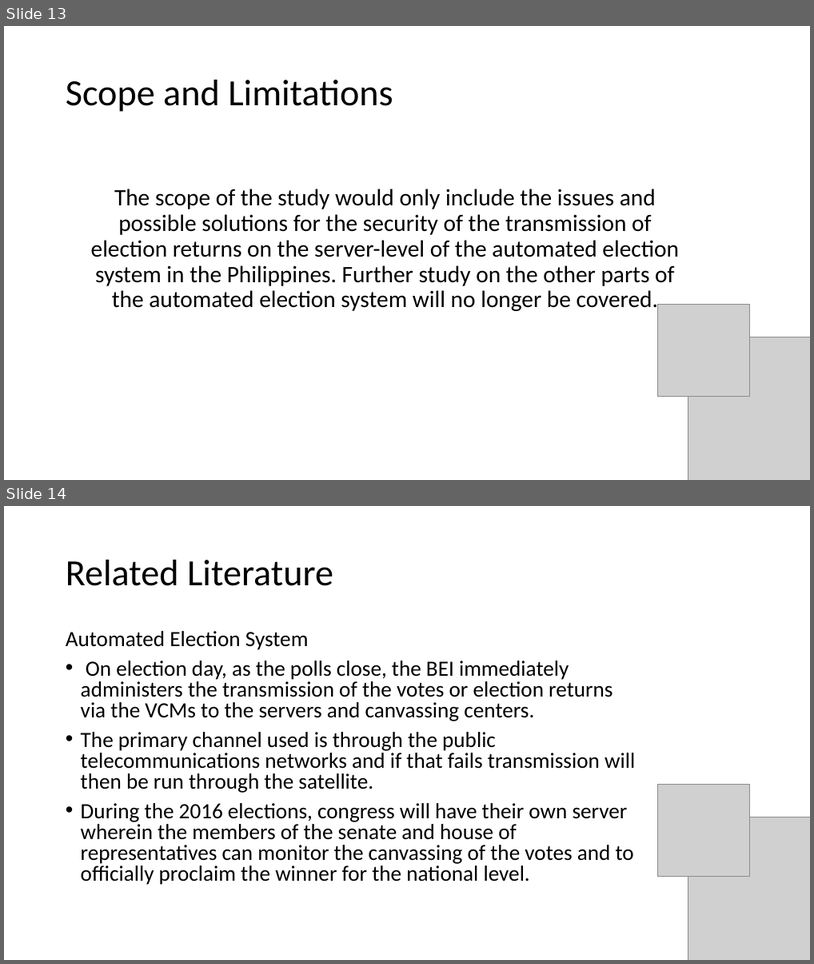
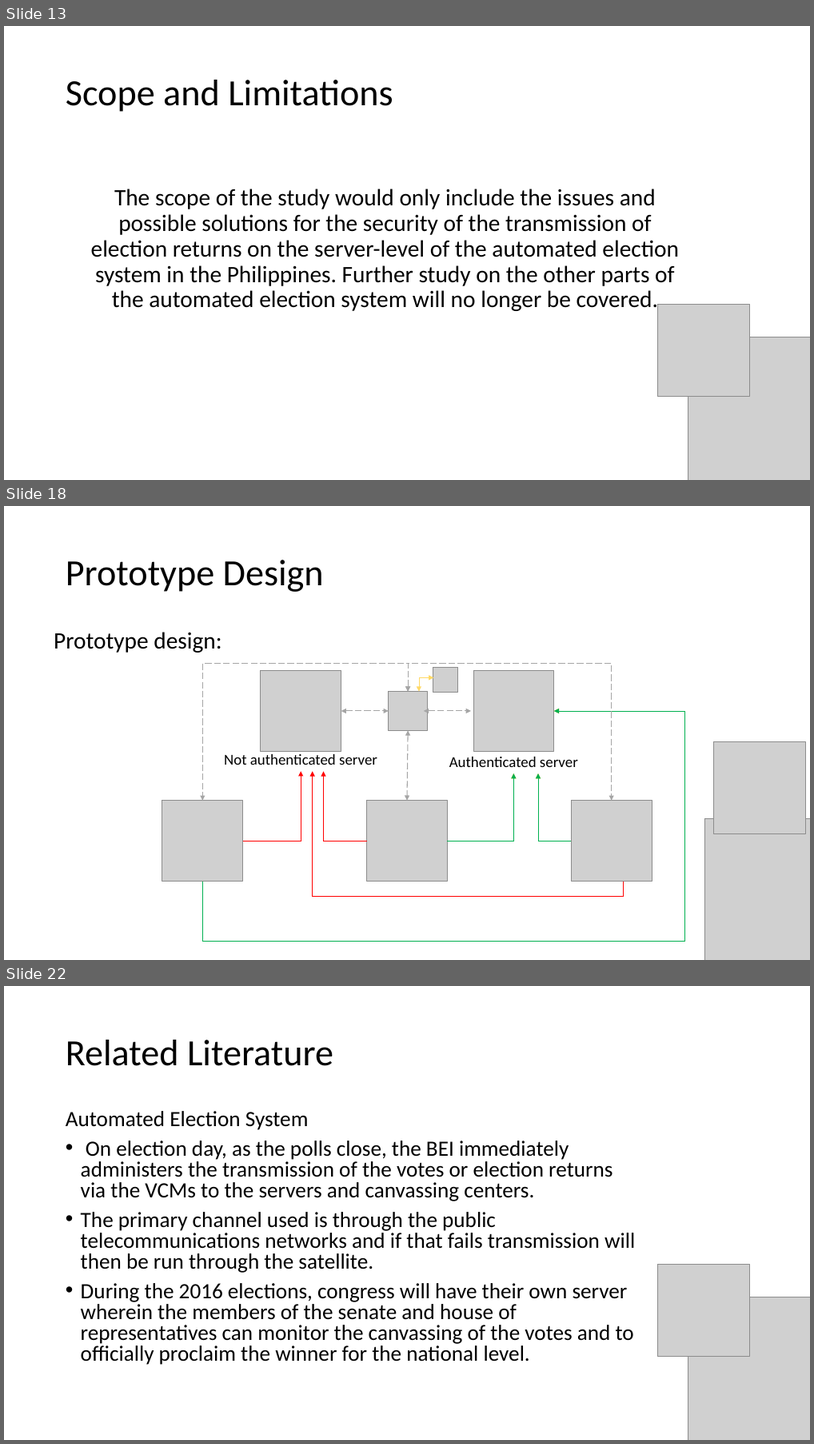
Before and after one commit to seans888/Project---Automate-Election, a slide deck: Documentation/Research Paper/AES ppt presentation.pptx. Shown one above the other, each under a label of ours: slides 13 and 14 before the commit, slides 13, 18 and 22 after it; the slides between them are not shown. The pictures are 814x964 and 814x1444 pixels, drawn with LibreOffice and Linux fonts; fonts in the diff are those of the drawing; grey boxes stand for pictures. Boxes give left, top, right and bottom in pixels: in the first picture for what was removed or moved away, otherwise in the second. Text is boxed around its words. In the diff, an @@ line names an element or a change of style, - is before the commit and + after.

```diff
--- a/Documentation/Research Paper/AES ppt presentation.pptx
+++ b/Documentation/Research Paper/AES ppt presentation.pptx
@@ slide 18 added at bbox=[4, 506, 810, 960], background #FFFFFF @@
@@ title added at bbox=[66, 560, 324, 592], 44 pt, text #000000 @@
+Prototype Design
@@ text added at bbox=[54, 632, 222, 652], 28 pt, text #000000 @@
+Prototype design:
@@ elbow double arrow added from (408, 691) to (202, 800), #A5A5A5 1 pt dashed @@
@@ picture added at bbox=[261, 671, 341, 751] @@
@@ elbow double arrow added from (408, 691) to (612, 800), #A5A5A5 1 pt dashed @@
@@ picture added at bbox=[434, 667, 459, 692] @@
@@ picture added at bbox=[474, 671, 554, 751] @@
@@ picture added at bbox=[389, 691, 427, 730] @@
@@ elbow double arrow added from (420, 691) to (434, 678), #FFD966 0.5 pt @@
@@ elbow arrow added from (202, 881) to (554, 711), #FFC000 0.5 pt @@
@@ elbow arrow added from (202, 881) to (554, 711), #00B050 0.5 pt @@
@@ double arrow added from (342, 711) to (389, 711), #A5A5A5 1 pt dashed @@
@@ double arrow added from (424, 711) to (471, 711), #A5A5A5 1 pt dashed @@
@@ double arrow added from (408, 731) to (407, 800), #A5A5A5 1 pt dashed @@
@@ picture added at bbox=[714, 742, 806, 834] @@
@@ text added at bbox=[224, 754, 378, 764], 18 pt, text #000000 @@
+Not authenticated server
@@ text added at bbox=[450, 756, 578, 767], 18 pt, text #000000 @@
+Authenticated server
@@ elbow arrow added from (243, 840) to (301, 771), #FF0000 0.5 pt @@
@@ elbow arrow added from (623, 881) to (313, 771), #FF0000 0.5 pt @@
@@ elbow arrow added from (367, 840) to (323, 771), #FF0000 0.5 pt @@
@@ elbow arrow added from (447, 840) to (514, 773), #FFC000 0.5 pt @@
@@ elbow arrow added from (447, 840) to (514, 773), #00B050 0.5 pt @@
@@ elbow arrow added from (571, 840) to (538, 773), #FFC000 0.5 pt @@
@@ elbow arrow added from (571, 840) to (538, 773), #00B050 0.5 pt @@
@@ picture added at bbox=[162, 800, 243, 880] @@
@@ picture added at bbox=[367, 800, 447, 880] @@
@@ picture added at bbox=[571, 800, 652, 880] @@
@@ picture added at bbox=[705, 819, 810, 960] @@
@@ what was slide 14 is now slide 22 @@
```
Also in this commit, not shown: 2 slides changed, 7 other slides added.
